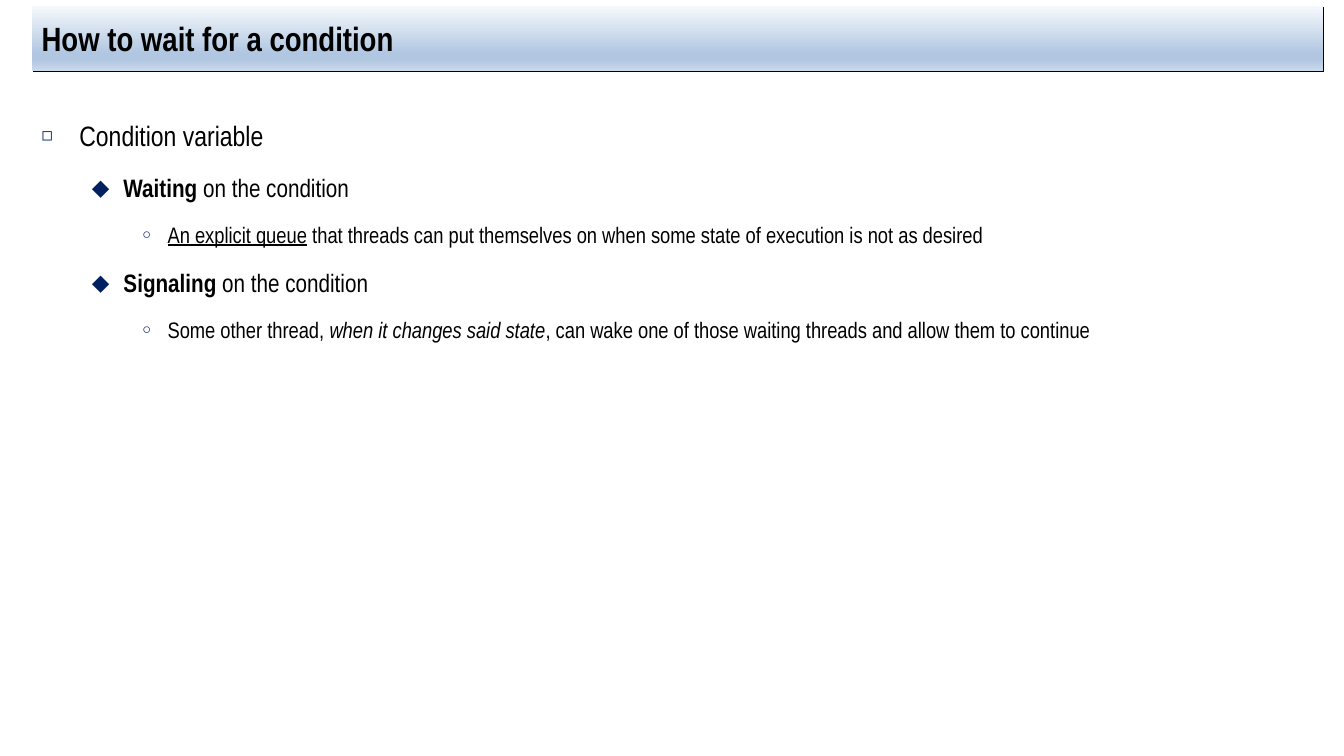
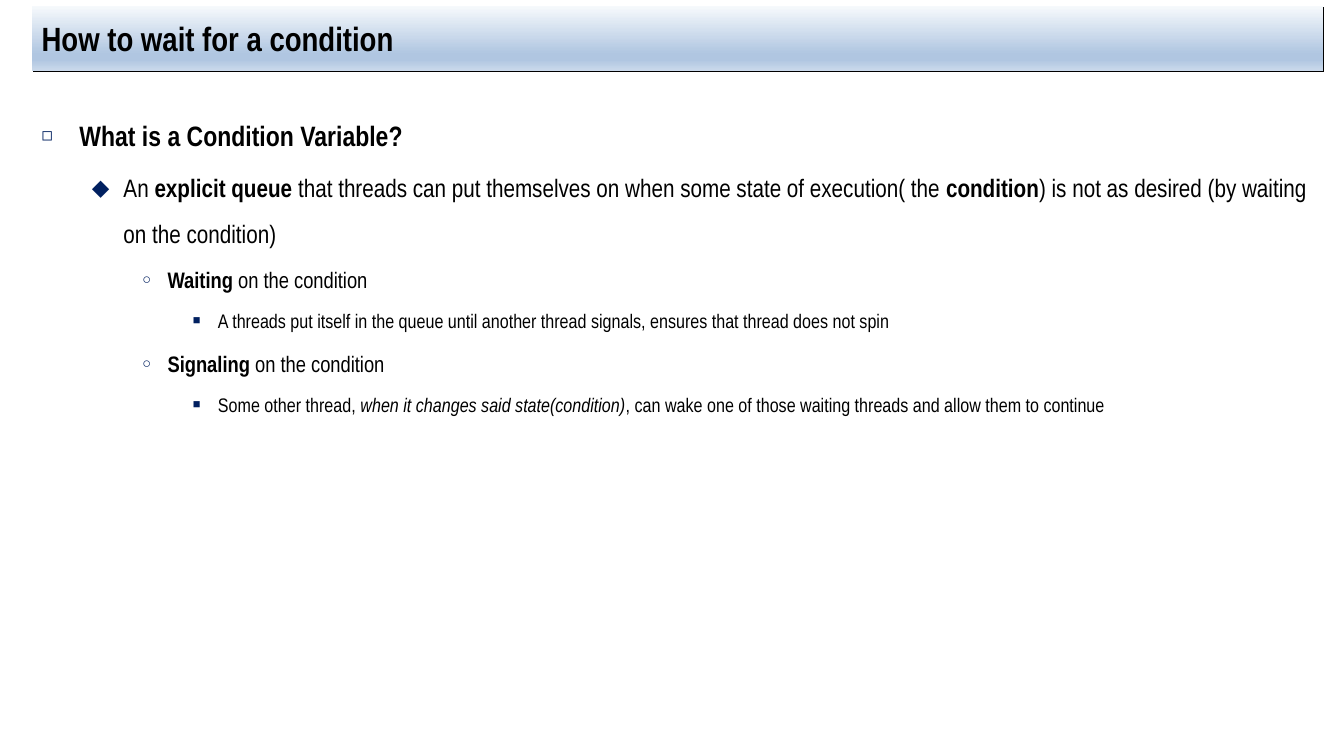
Before and after one commit to jachermocilla/extra-course-materials, a slide deck: slide 8 of cmsc125/ostep/slides/02.Concurrency/30.Condition_Variables.pptx. Drawn at 1344x756 pixels with LibreOffice and Linux fonts; fonts in the diff are those of the drawing. Boxes give left, top, right and bottom in pixels: in the first picture for what was removed or moved away, otherwise in the second. Text is boxed around its words. In the diff, an @@ line names an element or a change of style, - is before the commit and + after.

```diff
--- a/cmsc125/ostep/slides/02.Concurrency/30.Condition_Variables.pptx
+++ b/cmsc125/ostep/slides/02.Concurrency/30.Condition_Variables.pptx
@@ text at (79,125,1306,249): text changed; size 20 to 18 pt @@
-◻ Condition variable
+◻ What is a Condition Variable?
+  ⬥ An explicit queue that threads can put themselves on when some state of execution( the condition) is not as desired (by waiting on the condition)
@@ text at (168,271,384,377): size 18 to 16 pt in "Waiting on the condition", "Signaling on the condition"; bullet ⬥ to ○; list level 2 to 3 in "Waiting on the condition"; list level 2 to 3 in "Signaling on the condition" @@
@@ text at (218,313,889,332): text changed; size 16 to 14 pt @@
-    ○ An explicit queue that threads can put themselves on when some state of execution is not as desired
+      ■ A threads put itself in the queue until another thread signals, ensures that thread does not spin
@@ text at (218,397,1105,416): text changed; size 16 to 14 pt @@
-    ○ Some other thread, when it changes said state, can wake one of those waiting threads and allow them to continue
+      ■ Some other thread, when it changes said state(condition), can wake one of those waiting threads and allow them to continue
```
Also in this commit, not shown: 6 other slides changed, 1 other file.
